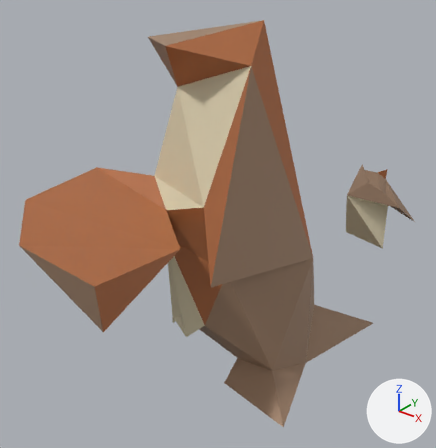
One commit to the glTF model docs/univers/archipeo/personnages/modeles/4e-bassin-creature-manivelle/final-200.glb: the scene before it, then after it.
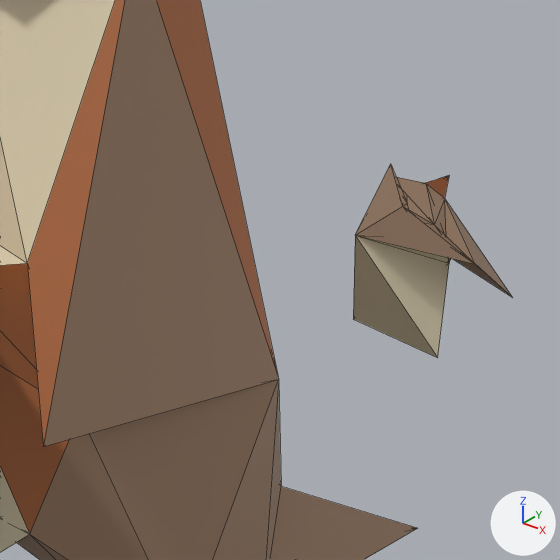
Old and new are each drawn whole from a 50 mm camera at (0.661, -1.07, 0.938) aimed at (-0.099, -0.121, 0.349) and again close up on the part from 44% to 100% of the width and 21% to 75% of the height. Every picture has the same lights, and +X, +Y and +Z are marked at lower right. The first two pictures are the older version. The close-ups show mesh edges as thin lines. Vertices at exactly the same position are counted once.

Script lines for the objects in view, before the commit:
```python
me_geometry_0_001 = bpy.data.meshes.new('geometry_0.001')
me_geometry_0_001.from_pydata(...)  # 88 vertices, 200 faces; spans x -0.375..0.181, y -0.571..0.386, z -0.002..0.784
me_geometry_0_001.materials.append(mat_defaultmaterial)
ob_lion_200 = bpy.data.objects.new('lion-200', me_geometry_0_001)
ob_lion_200.location = (0.0, 0.0, 0.0)
```
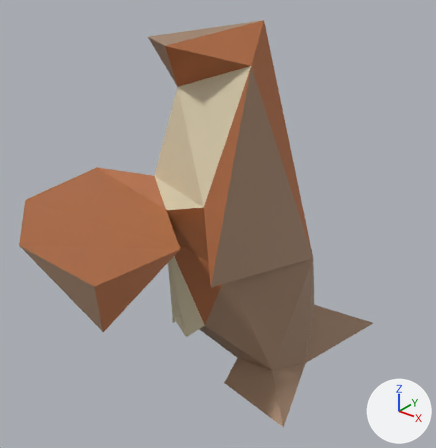
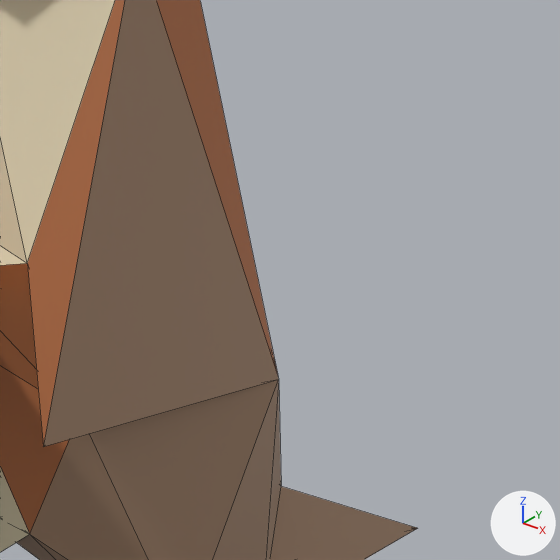
Location of each change, (x1, y1, x2, y2) in pixels of the close-ups (560 x 560 px):
'lion-200', reshaped
    before: (0, 0, 512, 560)
    after: (0, 0, 417, 560)
part 1 of me_geometry_0_001, deleted (brown)
    before: (353, 164, 512, 358)

The edits, one by one:
me_geometry_0_001 is used by ob_lion_200; location (0.0, 0.0, 0.0).
me_geometry_0_001 had 88 vertices, 200 faces and spanned x -0.375..0.181, y -0.571..0.386, z -0.002..0.784.
me_geometry_0_001 now has 67 vertices, 146 faces and spans x -0.375..0.181, y -0.571..0.232, z -0.002..0.784.
me_geometry_0_001 part 1: the loose piece of 21 vertices spanning x 0.029..0.166, y 0.177..0.386, z 0.219..0.428 is deleted.
